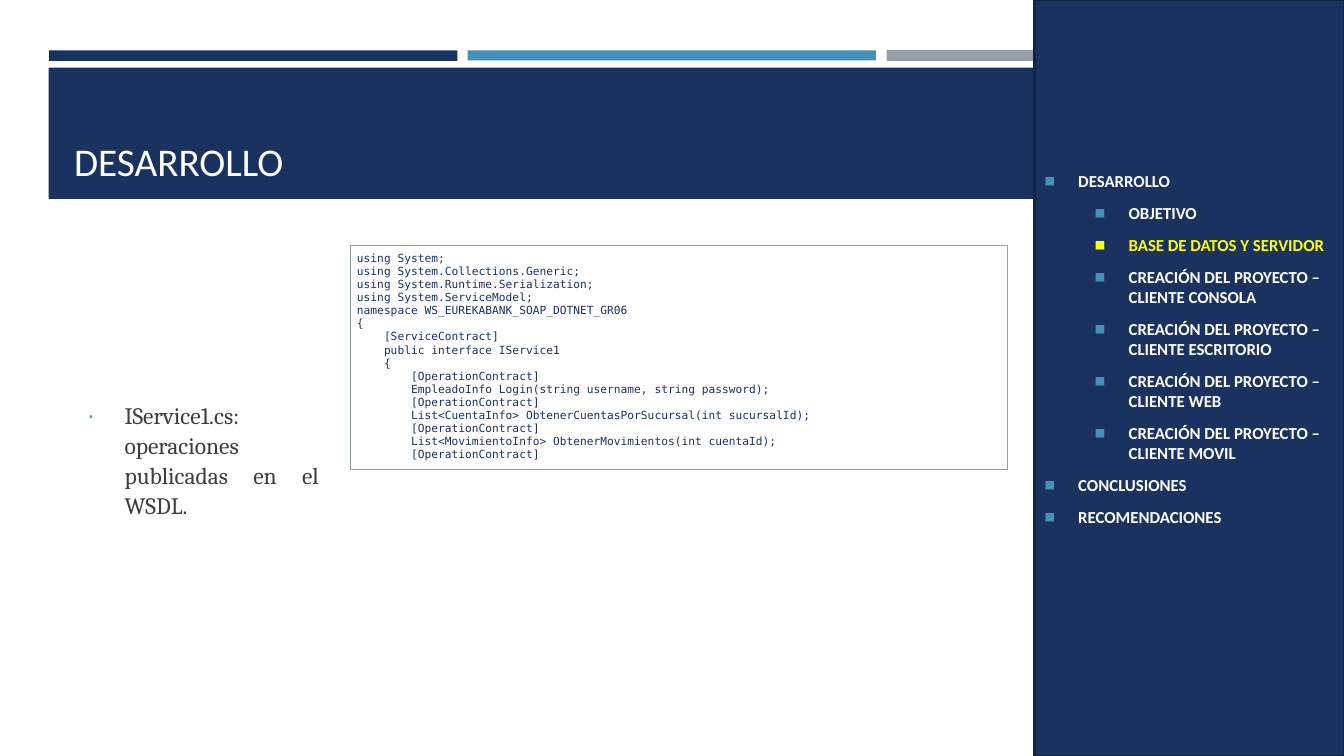
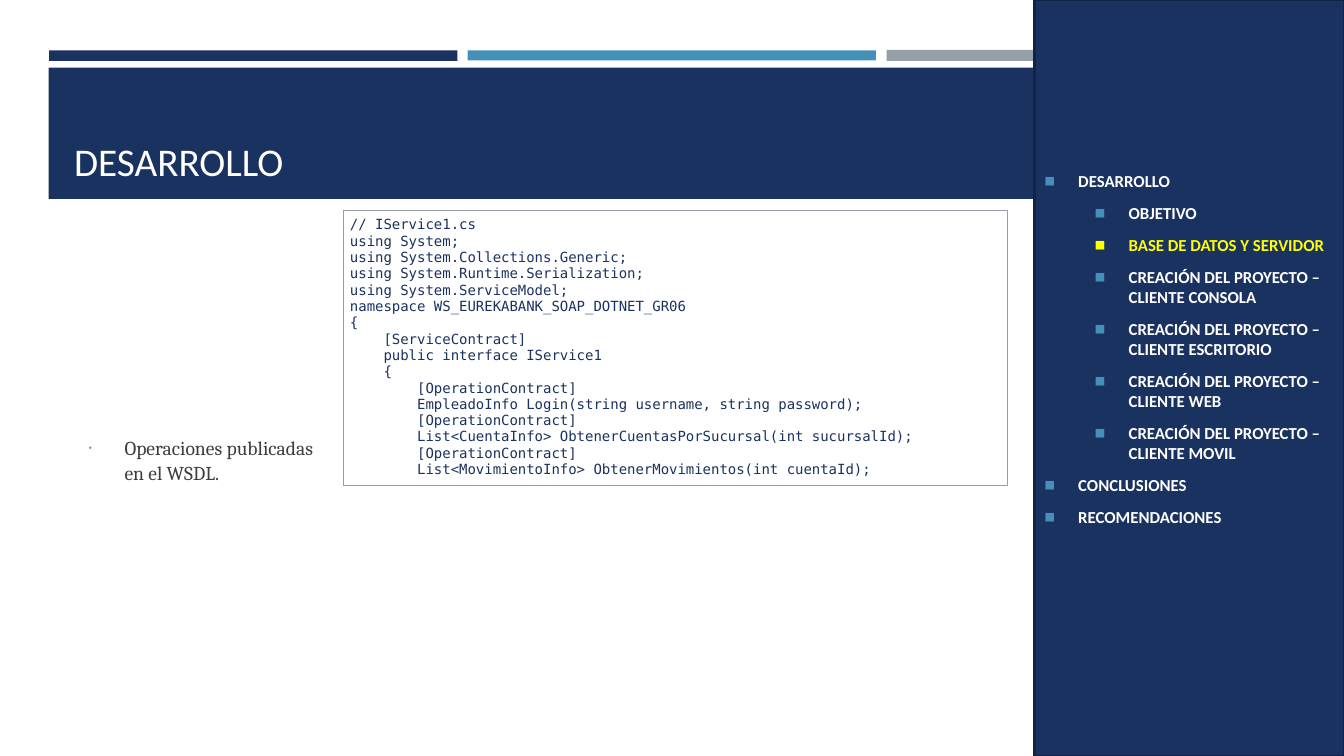
Before and after one commit to MATEOCAIZA/TG.1.2.-PAO202651_EUREKA_BDD_LOCAL_SOAP_DOTNET_NRC36884_GR06, a slide deck: slide 8 of 05. DOCUMENTACION/PRESENTACION TG.1.2. EUREKABANK SOAP con BDD LOCAL en .NET GR06.pptx. Drawn at 1344x756 pixels with LibreOffice and Linux fonts; fonts in the diff are those of the drawing. Boxes give left, top, right and bottom in pixels: in the first picture for what was removed or moved away, otherwise in the second. Text is boxed around its words. In the diff, an @@ line names an element or a change of style, - is before the commit and + after.

```diff
--- a/05. DOCUMENTACION/PRESENTACION TG.1.2. EUREKABANK SOAP con BDD LOCAL en .NET GR06.pptx
+++ b/05. DOCUMENTACION/PRESENTACION TG.1.2. EUREKABANK SOAP con BDD LOCAL en .NET GR06.pptx
@@ table at (343,210,1008,480) @@
-row 1, column 1: using System; / using System.Collections.Generic; / using System.Runtime.Serialization; / using System.ServiceModel; / namespace WS_EUREKABANK_SOAP_DOTNET_GR06 / { / [ServiceContract] / public interface IService1 / { / [OperationContract] / EmpleadoInfo Login(string username, string password); / [OperationContract] / List<CuentaInfo> ObtenerCuentasPorSucursal(int sucursalId); / [OperationContract] / List<MovimientoInfo> ObtenerMovimientos(int cuentaId); / [OperationContract]
+row 1, column 1: // IService1.cs / using System; / using System.Collections.Generic; / using System.Runtime.Serialization; / using System.ServiceModel; / namespace WS_EUREKABANK_SOAP_DOTNET_GR06 / { / [ServiceContract] / public interface IService1 / { / [OperationContract] / EmpleadoInfo Login(string username, string password); / [OperationContract] / List<CuentaInfo> ObtenerCuentasPorSucursal(int sucursalId); / [OperationContract] / List<MovimientoInfo> ObtenerMovimientos(int cuentaId);
@@ table: place and size @@
-table at (350,245,1008,469)
+table at (343,210,1008,480)
@@ text at (125,441,313,480): text changed; size 16.8 to 14 pt @@
-∙ IService1.cs: operaciones publicadas en el WSDL.
+∙ Operaciones publicadas en el WSDL.
```
Also in this commit, not shown: 21 other slides changed, 3 other files.
